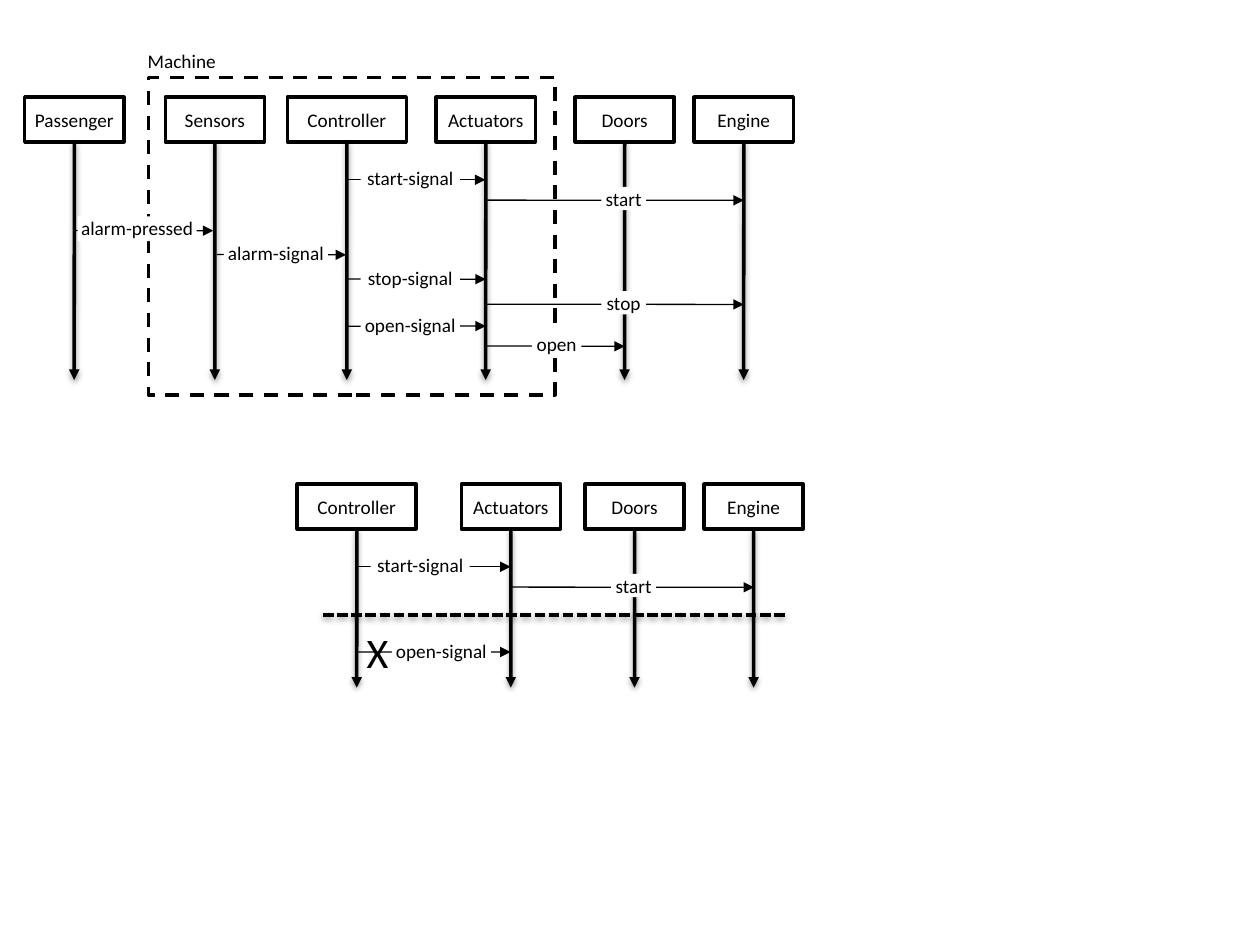
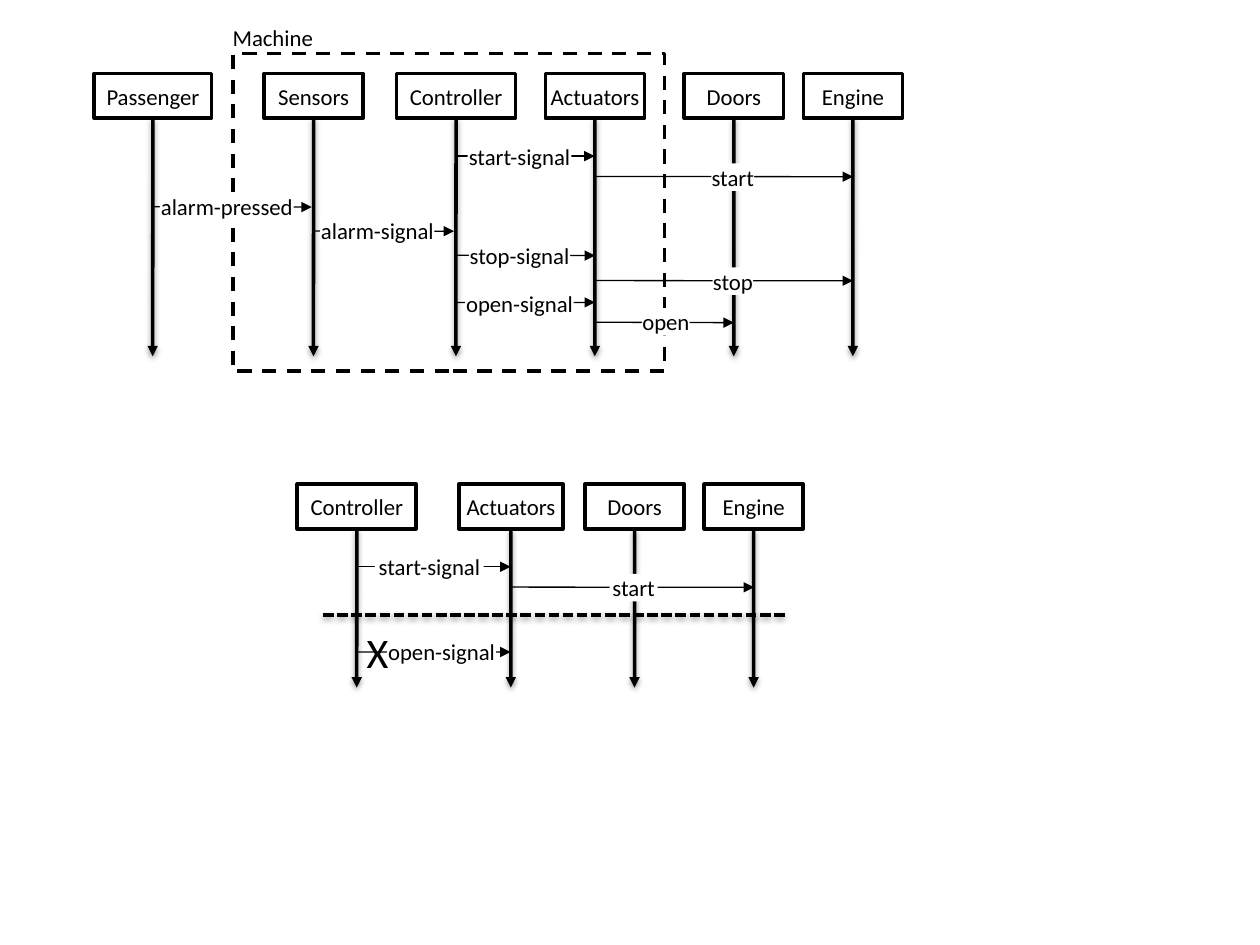
Before and after one commit to blambeau/phd, a slide deck: slide 2 of writing/images/train.pptx. Drawn at 1260x945 pixels with LibreOffice and Linux fonts; fonts in the diff are those of the drawing. Boxes give left, top, right and bottom in pixels: in the first picture for what was removed or moved away, otherwise in the second. Text is boxed around its words. In the diff, an @@ line names an element or a change of style, - is before the commit and + after.

```diff
--- a/writing/images/train.pptx
+++ b/writing/images/train.pptx
@@ text "Machine" moved from (x1=148, y1=54, x2=216, y2=68) to (x1=233, y1=30, x2=313, y2=46) @@
@@ rectangle resized from (x1=149, y1=77, x2=556, y2=394) to (x1=233, y1=54, x2=664, y2=372) @@
@@ rectangle "Passenger" resized from (x1=25, y1=97, x2=125, y2=141) to (x1=94, y1=73, x2=212, y2=117) @@
@@ rectangle "Sensors" moved from (x1=165, y1=97, x2=265, y2=141) to (x1=265, y1=73, x2=364, y2=117) @@
@@ arrow moved from (74, 142) - (74, 381) to (152, 118) - (152, 357) @@
@@ arrow moved from (215, 142) - (214, 381) to (314, 118) - (314, 357) @@
@@ text "start-signal" moved from (x1=367, y1=171, x2=453, y2=189) to (x1=469, y1=149, x2=570, y2=169) @@
@@ text "start" moved from (x1=606, y1=194, x2=642, y2=211) to (x1=712, y1=171, x2=754, y2=192) @@
@@ arrow moved from (74, 231) - (213, 231) to (152, 207) - (311, 207) @@
@@ text "alarm-pressed" moved from (x1=81, y1=221, x2=193, y2=238) to (x1=161, y1=199, x2=293, y2=219) @@
@@ arrow moved from (217, 255) - (346, 255) to (315, 231) - (454, 231) @@
@@ text "alarm-signal" moved from (x1=228, y1=246, x2=324, y2=264) to (x1=321, y1=223, x2=434, y2=243) @@
@@ arrow moved from (346, 278) - (486, 280) to (456, 256) - (595, 256) @@
@@ text "stop-signal" moved from (x1=368, y1=271, x2=453, y2=289) to (x1=470, y1=248, x2=570, y2=268) @@
@@ size 11 to 13 pt in 22 elements at (x1=297, y1=484, x2=416, y2=528), (x1=704, y1=484, x2=804, y2=528), (x1=585, y1=484, x2=684, y2=528), (x1=459, y1=484, x2=563, y2=528), (x1=388, y1=644, x2=495, y2=664), (x1=612, y1=581, x2=654, y2=603), (x1=379, y1=559, x2=480, y2=579), (x1=233, y1=30, x2=313, y2=46), (x1=265, y1=73, x2=364, y2=117), (x1=94, y1=73, x2=212, y2=117), (x1=161, y1=199, x2=293, y2=219), (x1=397, y1=73, x2=515, y2=117), (x1=546, y1=73, x2=645, y2=117), (x1=804, y1=73, x2=903, y2=117), (x1=684, y1=73, x2=784, y2=117), (x1=470, y1=248, x2=570, y2=268), (x1=469, y1=149, x2=570, y2=169), (x1=642, y1=319, x2=689, y2=336), (x1=321, y1=223, x2=434, y2=243), (x1=712, y1=171, x2=754, y2=192), (x1=466, y1=296, x2=573, y2=316), (x1=713, y1=267, x2=753, y2=295) @@
@@ rectangle "stop" resized from (x1=607, y1=298, x2=641, y2=315) to (x1=713, y1=267, x2=753, y2=295) @@
@@ text "open-signal" moved from (x1=365, y1=318, x2=456, y2=336) to (x1=466, y1=296, x2=573, y2=316) @@
@@ 9 arrows, 4 rectangles moved together from (x1=287, y1=97, x2=794, y2=381) to (x1=397, y1=73, x2=903, y2=357) @@
@@ text "open" moved from (x1=537, y1=341, x2=577, y2=354) to (x1=642, y1=319, x2=689, y2=336) @@
```
Also in this commit, not shown: 5 other slides changed, 1 slide added, 26 other files.
